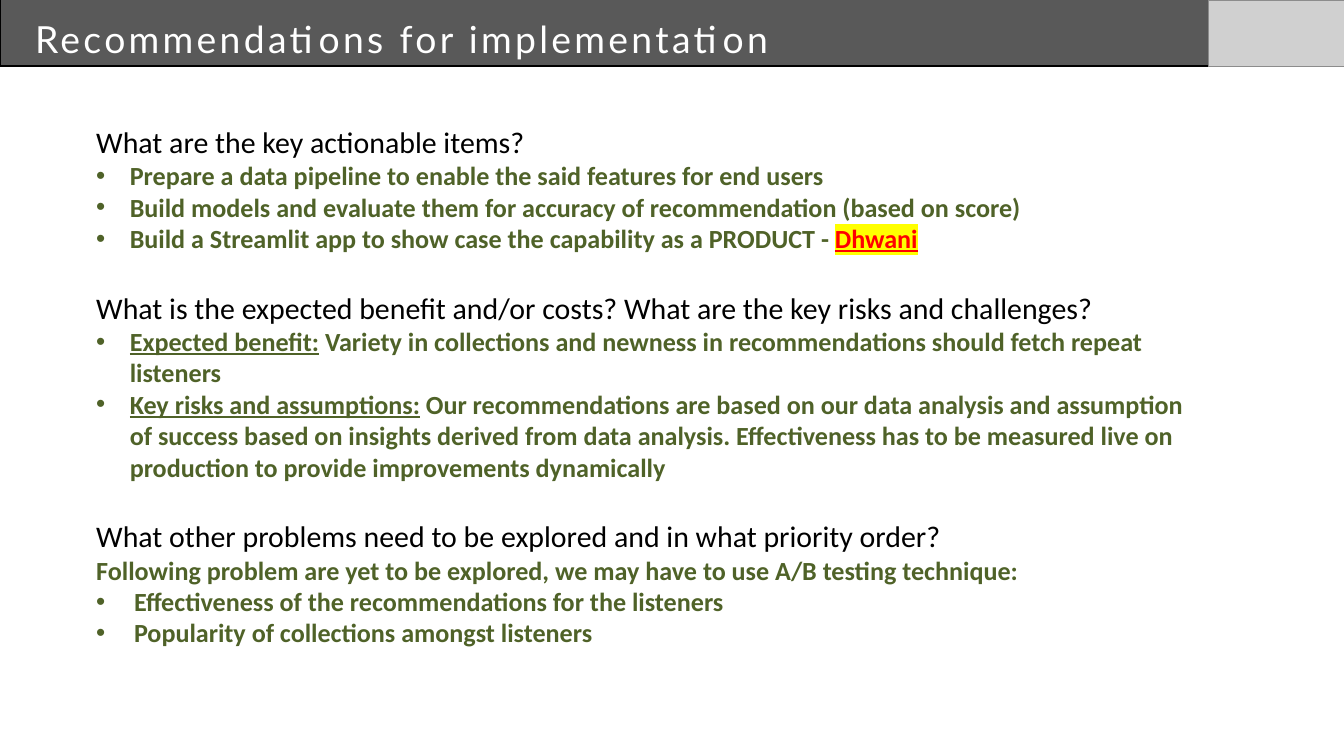
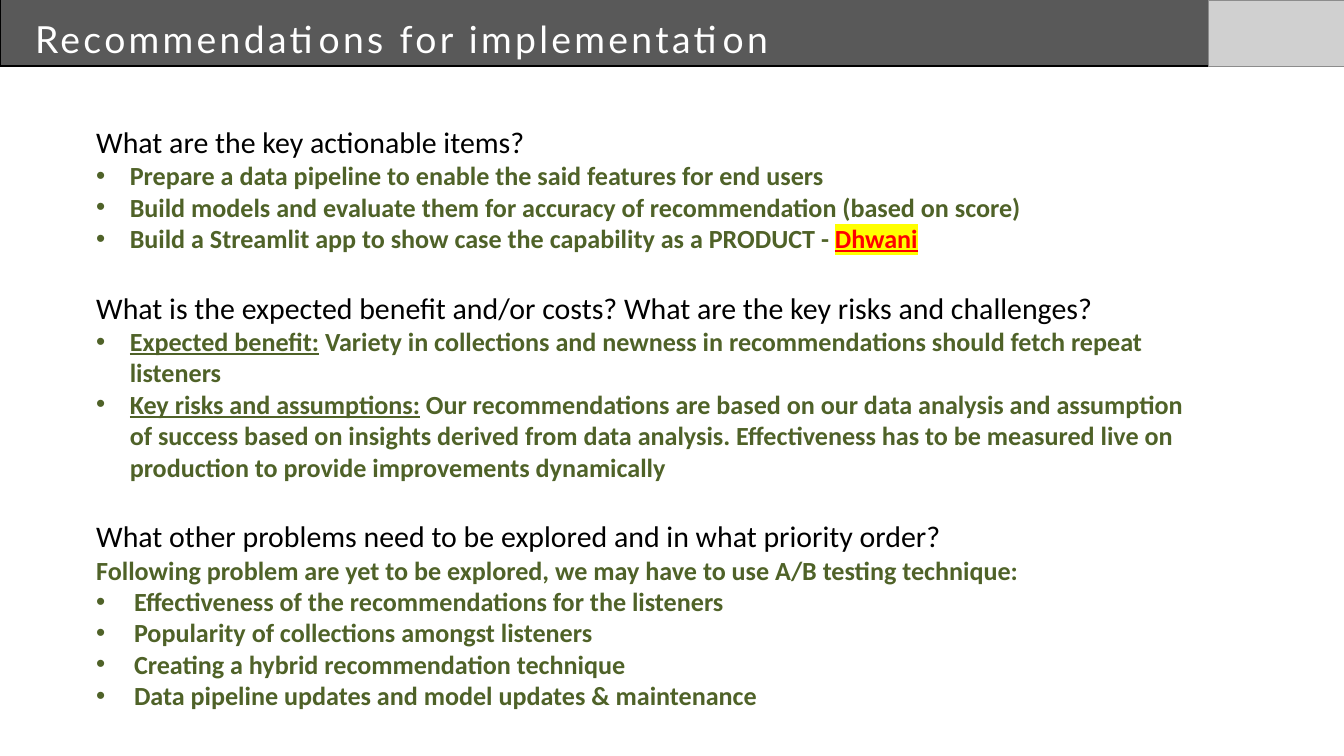
Before and after one commit to vrlnarayana/capstone-gl, a slide deck: slide 4 of Capstone Project_Final_Group4_Lakshmi.pptx. Drawn at 1344x756 pixels with LibreOffice and Linux fonts; fonts in the diff are those of the drawing; grey boxes stand for pictures. Boxes give left, top, right and bottom in pixels: in the first picture for what was removed or moved away, otherwise in the second. Text is boxed around its words. In the diff, an @@ line names an element or a change of style, - is before the commit and + after.

```diff
--- a/Capstone Project_Final_Group4_Lakshmi.pptx
+++ b/Capstone Project_Final_Group4_Lakshmi.pptx
@@ text at [134, 655, 757, 709]: paragraphs added @@
+• Creating a hybrid recommendation technique
+• Data pipeline updates and model updates & maintenance
```
Also in this commit, not shown: 2 other slides changed.
